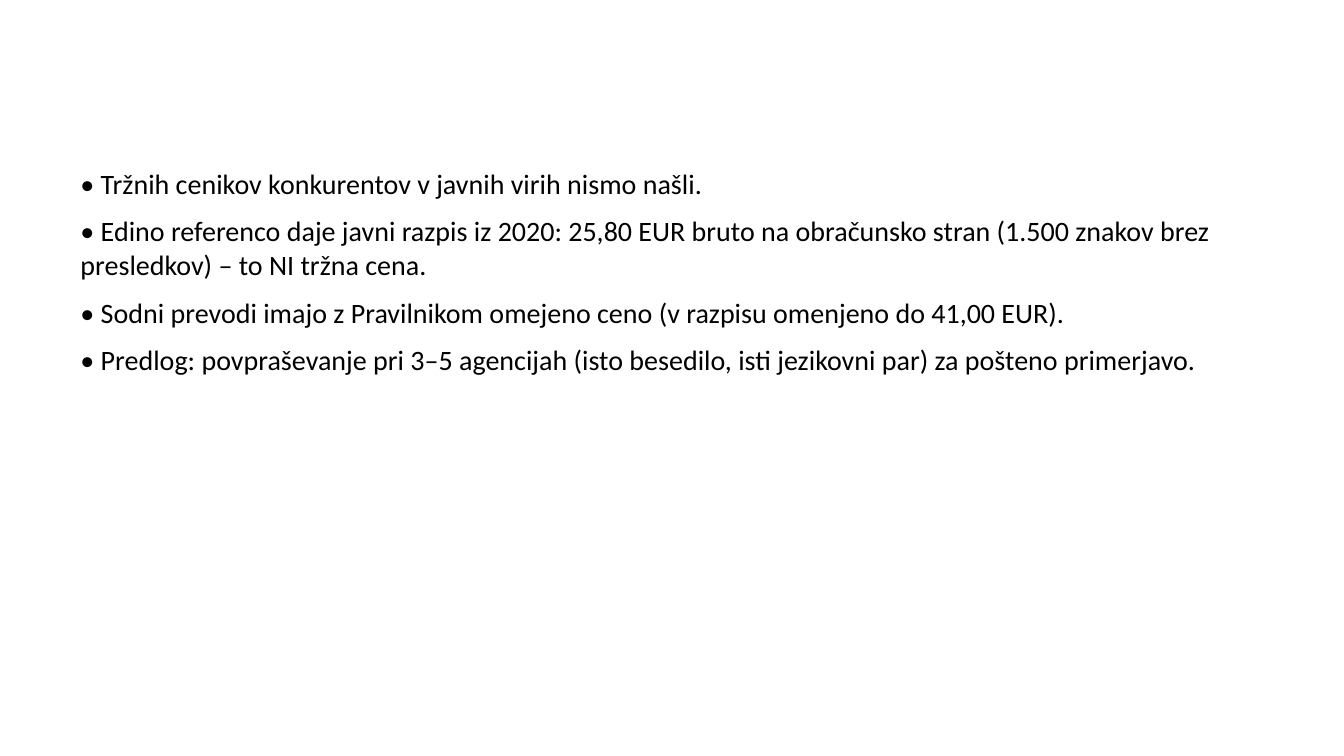
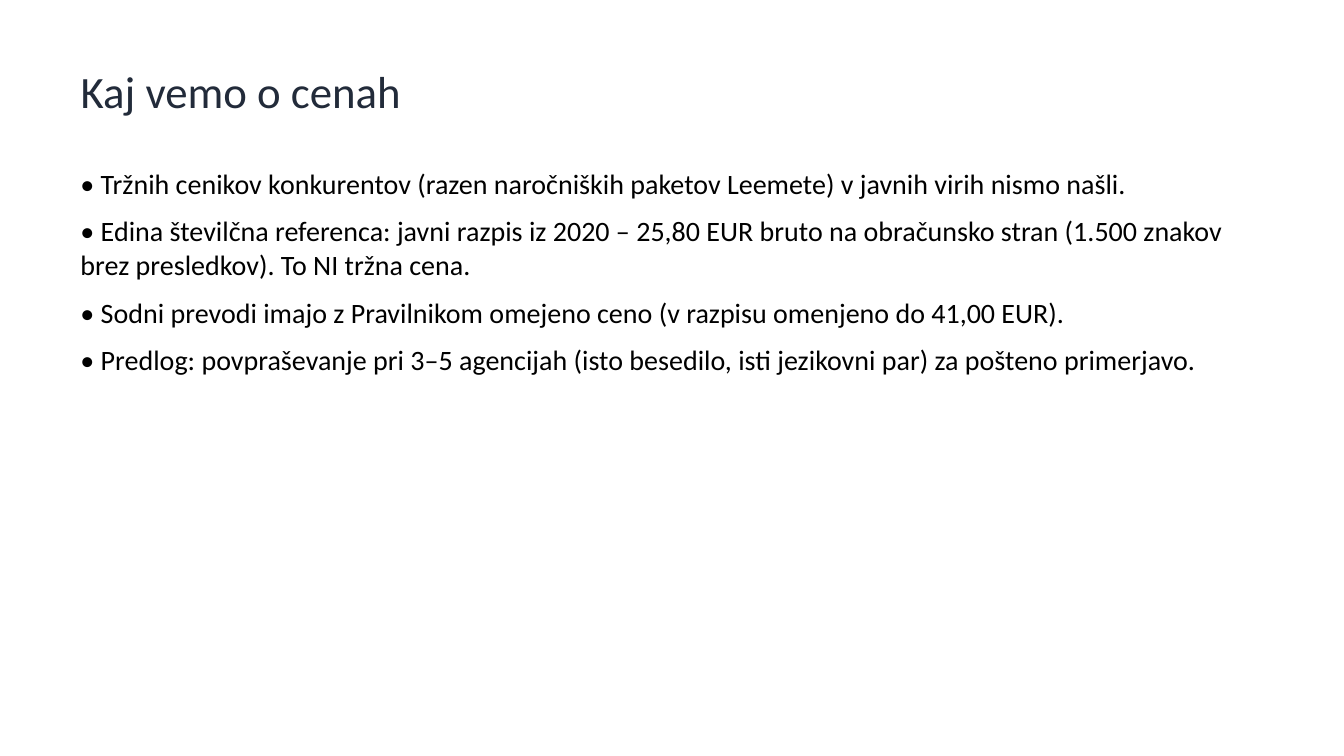
Before and after one commit to matjazambroz/github, a slide deck: slide 8 of analiza/analiza_konkurence_SI.pptx (slide 7 before the commit). Drawn at 1344x756 pixels with LibreOffice and Linux fonts; fonts in the diff are those of the drawing. Boxes give left, top, right and bottom in pixels: in the first picture for what was removed or moved away, otherwise in the second. Text is boxed around its words. In the diff, an @@ line names an element or a change of style, - is before the commit and + after.

```diff
--- a/analiza/analiza_konkurence_SI.pptx
+++ b/analiza/analiza_konkurence_SI.pptx
@@ title added at [81,77,401,116], 32 pt, text #222B3A @@
+Kaj vemo o cenah
@@ text at [80,173,1221,280]: text changed @@
-• Tržnih cenikov konkurentov v javnih virih nismo našli.
-• Edino referenco daje javni razpis iz 2020: 25,80 EUR bruto na obračunsko stran (1.500 znakov brez presledkov) – to NI tržna cena.
+• Tržnih cenikov konkurentov (razen naročniških paketov Leemete) v javnih virih nismo našli.
+• Edina številčna referenca: javni razpis iz 2020 – 25,80 EUR bruto na obračunsko stran (1.500 znakov brez presledkov). To NI tržna cena.
```
Also in this commit, not shown: 7 other slides changed, 2 slides added, 1 slide removed, 1 other file.
